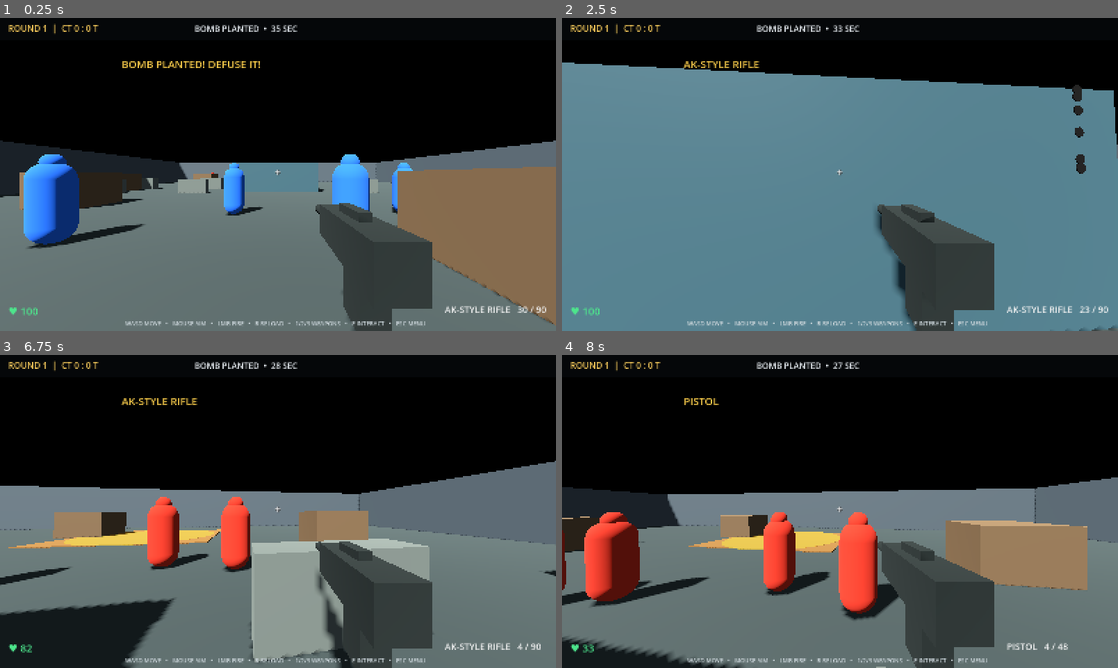
Above: before the commit, frames 1-4 (two rows, left to right).
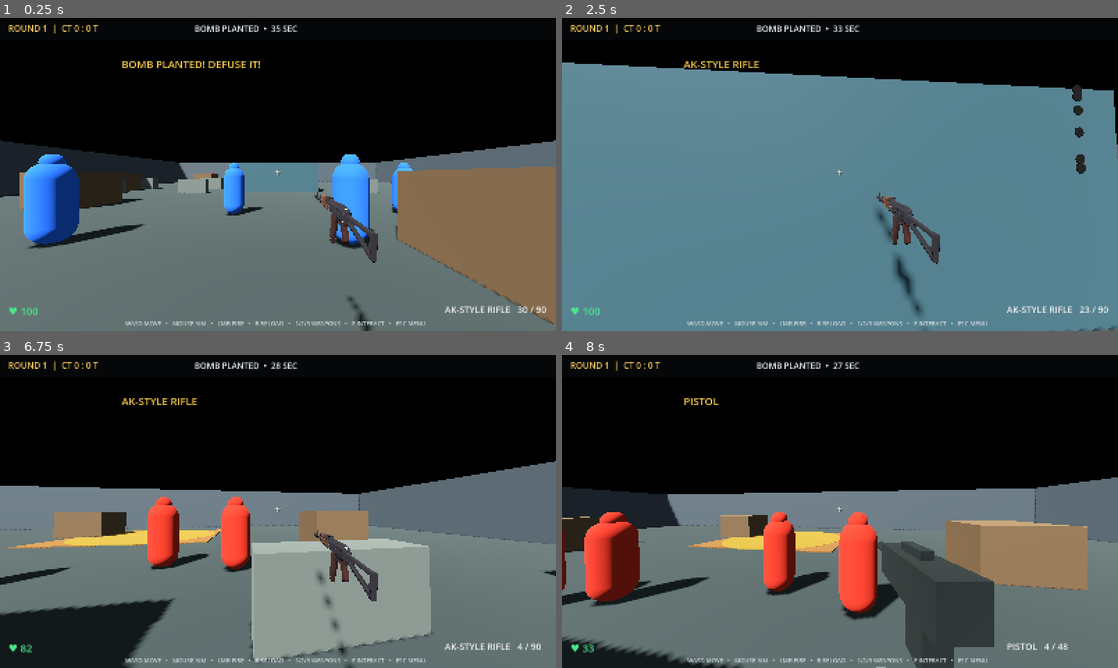
Above: after the commit, the same moments.

Repository: a89526425040-creator/ks2
Game: Godot game, scene res://Main.tscn
Same seed, same stepped clock (60 frames per second), same inputs: the game is played once before the commit and once after it.
Inputs (mouse positions are in pixels of both pictures, inside the frame that each line leads up to):
- Up to frame 1 (0.25 s): no input
- Up to frame 2 (2.5 s): tap Enter at 0.5 s; move the mouse to (867, 174) at 0.52 s; press the mouse at (867, 174) at 0.53 s; hold W (move_forward) from 0.53 s (still down); tap Space (jump) at 0.77, 1.52 s; move the mouse to (812, 174) at 1.27 s; release the mouse at (812, 174) at 1.28 s; tap E (interact) at 1.35 s; move the mouse to (851, 168) at 2.02 s; hold 1 (weapon_1) from 2.03 s (still down)
- Up to frame 3 (6.75 s): move the mouse to (272, 517) at 2.77 s; release 1 (weapon_1) at 2.78 s; tap 2 (weapon_2) at 2.85 s; tap Space (jump) at 3.02, 3.77, 4.52, 5.75, 6.02 s; move the mouse to (316, 514) at 3.52 s; hold 3 (weapon_3) 3.53-4.28 s; move the mouse to (233, 508) at 4.27 s; tap Shift at 4.35 s; move the mouse to (283, 511) at 5.02 s; press the mouse at (283, 511) at 5.03 s; move the mouse to (255, 505) at 5.77 s; release W (move_forward) at 5.78 s; release the mouse at (255, 505) at 5.78 s; hold D (move_right) 5.78-6.53 s; tap E (interact) at 5.85 s; move the mouse to (305, 511) at 6.52 s; hold W (move_forward) from 6.53 s (still down); hold 1 (weapon_1) from 6.53 s (still down)
- Up to frame 4 (8 s): keep holding W (move_forward); tap Space (jump) at 6.77, 7.52 s; move the mouse to (812, 511) at 7.27 s; release 1 (weapon_1) at 7.28 s; tap 2 (weapon_2) at 7.35 s

The runs differ from the first frame. In frame 1, 5.0% of the frame differs, in the area x 56-78%, y 55-100%; in frame 2, 5.4%; in frame 3, 5.8%, in the area x 56-78%, y 56-100%; in frame 4, nothing differs.

Commit message:
Add guarded AKS-74 FBX weapon with procedural fallback

Diff:
--- a/main.gd
+++ b/main.gd
@@ -37,6 +37,8 @@
 var weapon_view: Node3D
 var weapon_magazine: MeshInstance3D
 var weapon_bolt: MeshInstance3D
+var imported_weapon: Node3D
+var fallback_weapon_parts: Array[MeshInstance3D] = []
 var reload_elapsed := 0.0
 var reload_duration := 1.8
 var muzzle_flash: MeshInstance3D
@@ -212,6 +214,72 @@
 	muzzle_flash.material_override = flash_mat
 	muzzle_flash.visible = false
 	weapon_root.add_child(muzzle_flash)
+	fallback_weapon_parts = [body, barrel, grip, weapon_magazine, weapon_bolt, muzzle_flash]
+	_load_ak_weapon()
+
+func _load_ak_weapon() -> void:
+	# The procedural weapon remains visible unless the imported FBX is verified.
+	var weapon_resource: Resource = ResourceLoader.load("res://896cdfacb60948bd89918a152d25c658.fbx")
+	if not (weapon_resource is PackedScene):
+		push_warning("KS2: AK FBX did not import as a PackedScene; keeping fallback weapon.")
+		return
+	var instance: Node = (weapon_resource as PackedScene).instantiate()
+	if not (instance is Node3D):
+		instance.free()
+		push_warning("KS2: AK FBX root is not Node3D; keeping fallback weapon.")
+		return
+	imported_weapon = instance as Node3D
+	imported_weapon.name = "ImportedAKS74"
+	weapon_view.add_child(imported_weapon)
+	var bounds := _collect_weapon_bounds(imported_weapon, imported_weapon)
+	if bounds.size.length() < 0.001:
+		imported_weapon.queue_free()
+		imported_weapon = null
+		push_warning("KS2: AK FBX contains no visible mesh; keeping fallback weapon.")
+		return
+	# Align the longest model axis with the barrel direction (-Z).
+	var dimensions := bounds.size
+	var longest_axis := 2
+	if dimensions.x >= dimensions.y and dimensions.x >= dimensions.z:
+		longest_axis = 0
+	elif dimensions.y >= dimensions.x and dimensions.y >= dimensions.z:
+		longest_axis = 1
+	imported_weapon.rotation = Vector3.ZERO
+	if longest_axis == 0:
+		imported_weapon.rotation.y = PI * 0.5
+	elif longest_axis == 1:
+		imported_weapon.rotation.x = PI * 0.5
+	var scale_factor := 0.98 / maxf(dimensions.x, maxf(dimensions.y, dimensions.z))
+	imported_weapon.scale = Vector3.ONE * scale_factor
+	var rotated_bounds: AABB = bounds * Transform3D(imported_weapon.basis, Vector3.ZERO)
+	imported_weapon.position = Vector3(0.0, 0.0, -0.52) - imported_weapon.basis * bounds.get_center() * scale_factor
+	# Hide the primitive only after the FBX has passed the mesh check.
+	for part in fallback_weapon_parts:
+		if is_instance_valid(part):
+			part.visible = false
+	print("KS2: imported AKS-74 FBX with %d mesh bounds; scale %.4f" % [1, scale_factor])
+
+func _collect_weapon_bounds(node: Node, root: Node3D) -> AABB:
+	var combined := AABB()
+	var found := false
+	for child in node.get_children():
+		if child is MeshInstance3D and child.mesh != null:
+			var mesh_node := child as MeshInstance3D
+			var relative_transform := root.global_transform.affine_inverse() * mesh_node.global_transform
+			var mesh_bounds: AABB = mesh_node.get_aabb() * relative_transform
+			if not found:
+				combined = mesh_bounds
+				found = true
+			else:
+				combined = combined.merge(mesh_bounds)
+		var nested := _collect_weapon_bounds(child, root)
+		if nested.size.length() > 0.001:
+			if not found:
+				combined = nested
+				found = true
+			else:
+				combined = combined.merge(nested)
+	return combined
 
 func _spawn_teams() -> void:
 	# Player is a defender; four allied bots and five attackers.
@@ -428,6 +496,11 @@
 
 func _select_weapon(index: int) -> void:
 	weapon = clampi(index,0,2)
+	if is_instance_valid(imported_weapon):
+		imported_weapon.visible = weapon == 0
+		for part in fallback_weapon_parts:
+			if is_instance_valid(part):
+				part.visible = weapon != 0
 	ammo = mini(ammo,magazine_sizes[weapon])
 	reserve_ammo = [90,48,20][weapon]
 	_show_message(weapon_names[weapon],1.0)
